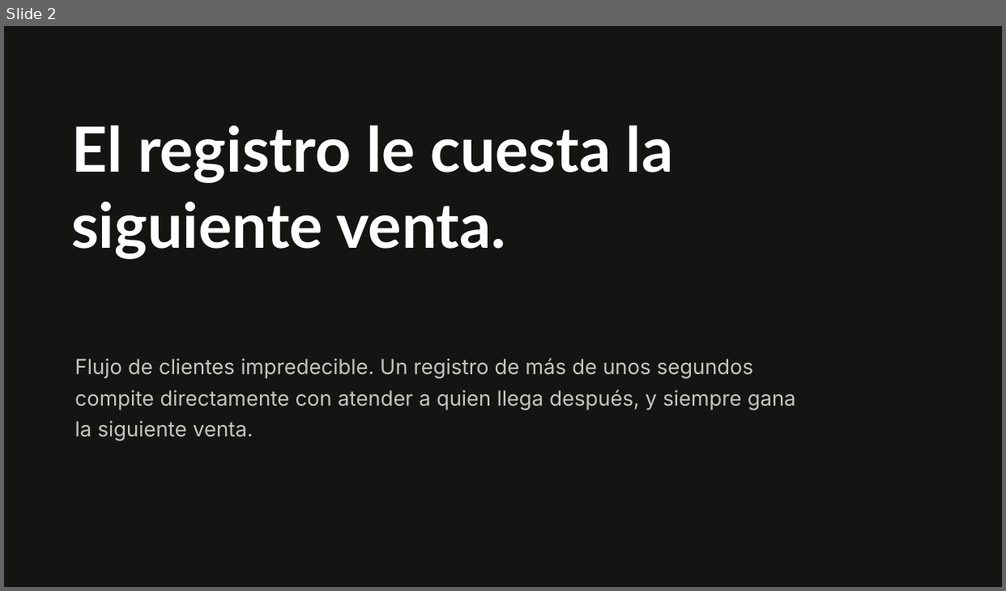
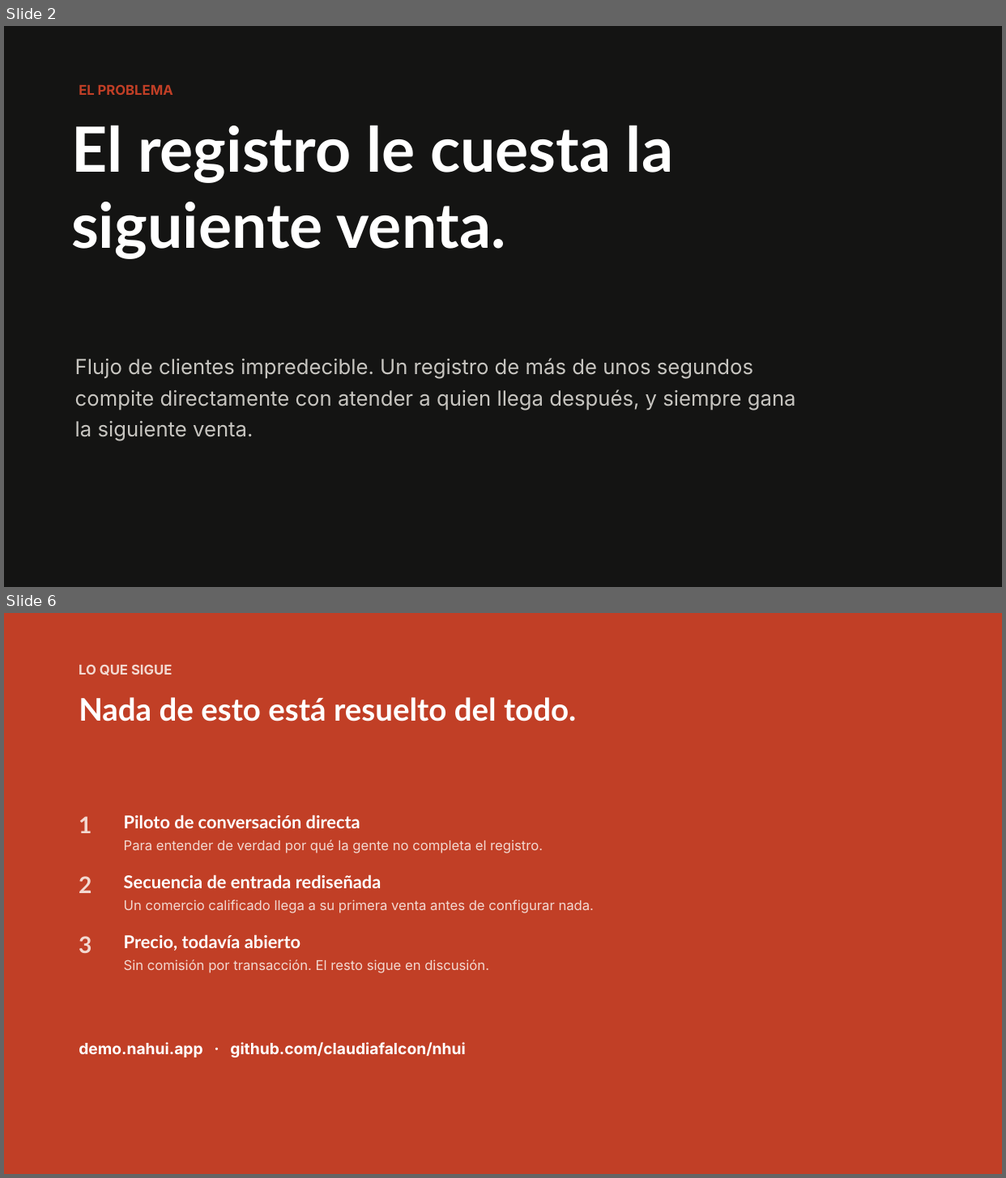
Before and after one commit to claudiafalcon/nahui, a slide deck: evidence/2026-08-22-demo-day/Nahui - Pitch Demo Day v2.pptx. Shown one above the other, each under a label of ours: slide 2 before the commit, slides 2 and 6 after it; the slides between them are not shown. The pictures are 1006x591 and 1006x1178 pixels, drawn with LibreOffice and Linux fonts; fonts in the diff are those of the drawing. Boxes give left, top, right and bottom in pixels: in the first picture for what was removed or moved away, otherwise in the second. Text is boxed around its words. In the diff, an @@ line names an element or a change of style, - is before the commit and + after.

```diff
--- a/evidence/2026-08-22-demo-day/Nahui - Pitch Demo Day v2.pptx
+++ b/evidence/2026-08-22-demo-day/Nahui - Pitch Demo Day v2.pptx
@@ slide 6 added at <box>4,613,1002,1174</box>, background #FFFFFF @@
@@ rectangle added at <box>4,613,1002,1174</box>, fill #C13F26 @@
@@ text added at <box>79,664,172,675</box>, 13 pt, text #F3D9D1, bold @@
+LO QUE SIGUE
@@ text added at <box>79,697,576,722</box>, 30 pt, text #FFFFFF, bold @@
+Nada de esto está resuelto del todo.
@@ text added at <box>79,816,91,833</box>, 22 pt, text #F3D9D1, bold @@
+1
@@ text added at <box>124,815,360,828</box>, 17 pt, text #FFFFFF, bold @@
+Piloto de conversación directa
@@ text added at <box>124,840,543,854</box>, 13 pt, text #F3D9D1 @@
+Para entender de verdad por qué la gente no completa el registro.
@@ text added at <box>79,876,91,893</box>, 22 pt, text #F3D9D1, bold @@
+2
@@ text added at <box>124,875,381,888</box>, 17 pt, text #FFFFFF, bold @@
+Secuencia de entrada rediseñada
@@ text added at <box>124,900,594,914</box>, 13 pt, text #F3D9D1 @@
+Un comercio calificado llega a su primera venta antes de configurar nada.
@@ text added at <box>79,936,91,953</box>, 22 pt, text #F3D9D1, bold @@
+3
@@ text added at <box>124,935,300,951</box>, 17 pt, text #FFFFFF, bold @@
+Precio, todavía abierto
@@ text added at <box>124,960,489,973</box>, 13 pt, text #F3D9D1 @@
+Sin comisión por transacción. El resto sigue en discusión.
@@ text added at <box>79,1042,465,1058</box>, 15 pt, text #FFFFFF, bold @@
+demo.nahui.app · github.com/claudiafalcon/nhui
@@ slide 2 changed as well @@
@@ text added at <box>79,84,173,95</box>, 13 pt, text #C13F26, bold @@
+EL PROBLEMA
```
Also in this commit, not shown: 1 other slide changed, 3 other slides added, 9 slides removed, 1 other file.
